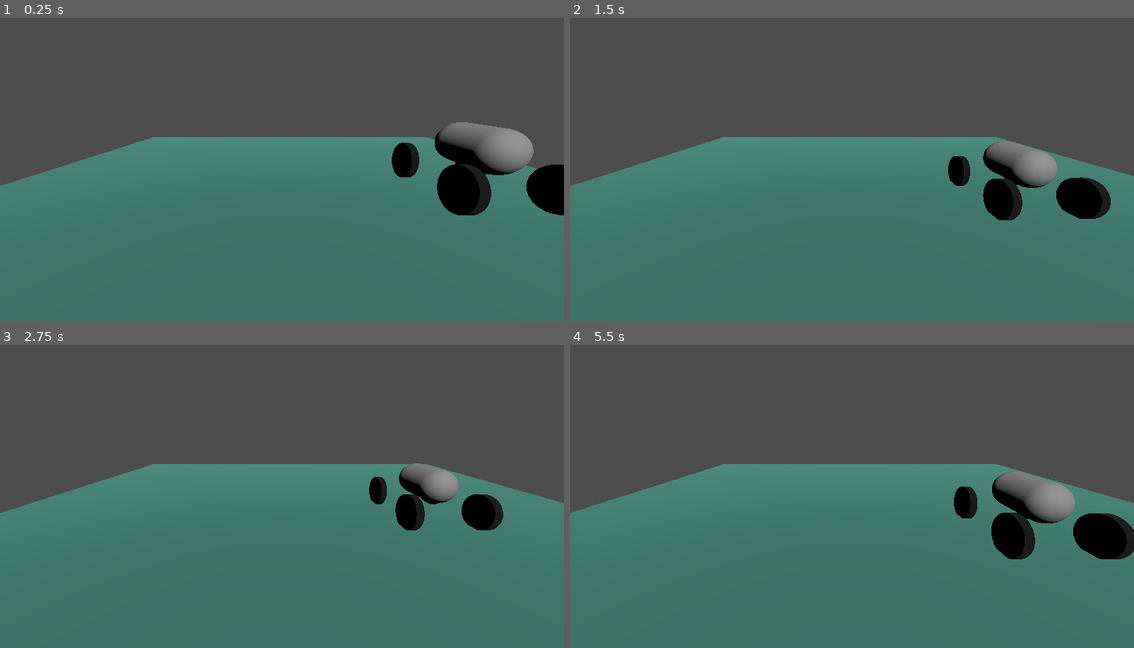
Above: before the commit, frames 1-4 (two rows, left to right).
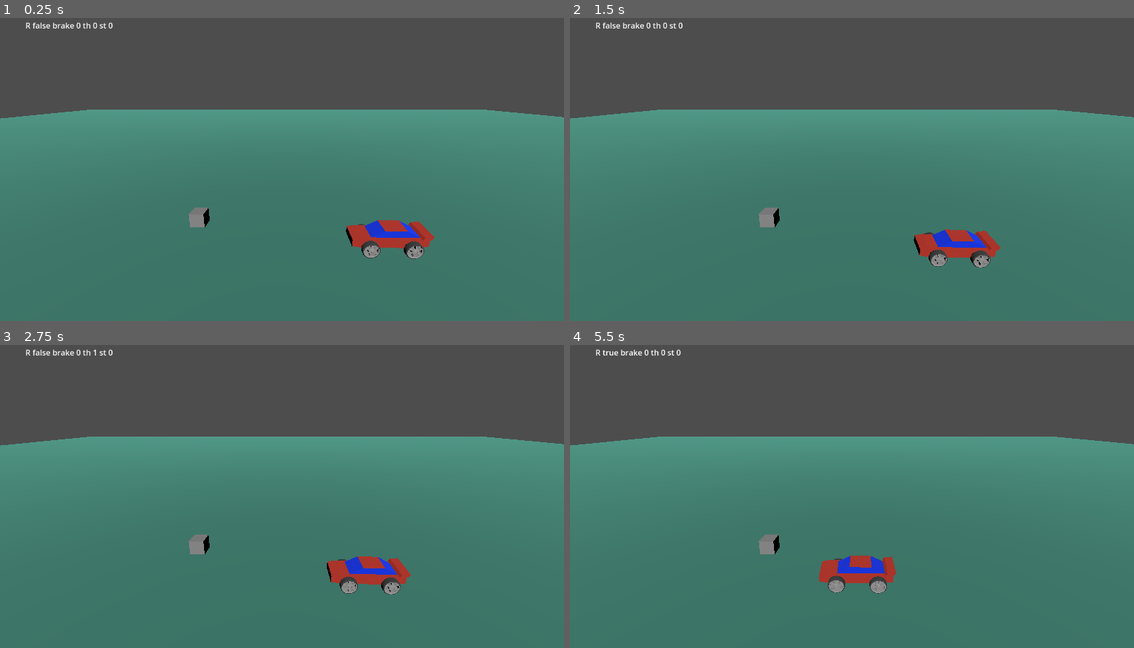
Above: after the commit, the same moments.

Repository: javirs200/webgame
Game: Godot game, scene res://main.tscn
Two runs of this game, one before a commit and one after it. Both use one fixed random seed, a clock stepped at 60 frames per second and the inputs below.
Inputs (mouse positions are in pixels of both pictures, inside the frame that each line leads up to):
- Up to frame 1 (0.25 s): no input
- Up to frame 2 (1.5 s): move the mouse to (976, 148) at 0.52 s; hold S (brk) 0.53-1.28 s; click (976, 148) at 0.67 s; tap D (std) at 0.8, 1.35 s; move the mouse to (739, 178) at 1.27 s; click (739, 178) at 1.42 s
- Up to frame 3 (2.75 s): tap A (sti) at 1.55, 2.1 s; move the mouse to (338, 420) at 2.02 s; hold W (th) from 2.03 s (still down); click (338, 420) at 2.17 s
- Up to frame 4 (5.5 s): move the mouse to (823, 554) at 2.77 s; release W (th) at 2.78 s; tap W (th) at 2.85 s; click (823, 554) at 2.92 s; tap R (rev, bound only after the commit) at 3.05 s; move the mouse to (1021, 535) at 3.52 s; hold R (rev, bound only after the commit) 3.53-4.28 s; click (1021, 535) at 3.67 s; tap S (brk) at 3.8, 4.35 s; move the mouse to (682, 441) at 4.27 s; click (682, 441) at 4.42 s; tap D (std) at 4.55, 5.1 s; move the mouse to (880, 490) at 5.02 s; click (880, 490) at 5.17 s; tap A (sti) at 5.3 s

The runs differ from the first frame. In frame 1, 18% of the frame differs, in the area x 0-100%, y 1-80%; in frame 2, 18%; in frame 3, 17%; in frame 4, 18%, in the area x 0-100%, y 1-83%.

Commit message:
change 3d model of car and add first colision checks

Diff:
--- /dev/null
+++ b/ColisionDetector.gd
@@ -0,0 +1,13 @@
+extends Node3D
+
+func _ready():
+
+	$VehicleBody3D.contact_monitor = true
+	$VehicleBody3D.max_contacts_reported = 2
+
+	$VehicleBody3D.connect("body_entered",self._on_vehicle_body_entered)
+	#$VehicleBody3D.connect("body_shape_entered",self._on_vehicle_body_shape_entered)
+
+func _on_vehicle_body_entered(body: PhysicsBody3D):
+	print("VehicleBody3D collided with: " + body.name)
+	body.scale = Vector3(1.5,1.5,1.5)
--- a/coche.tscn
+++ b/coche.tscn
@@ -1,80 +1,85 @@
 [gd_scene load_steps=6 format=3 uid="uid://c2dkhoksmylrj"]
+
+[ext_resource type="ArrayMesh" uid="uid://d1vbsmlc44l8y" path="res://assetts/coche.obj" id="1_4c0e3"]
+[ext_resource type="Script" path="res://ColisionDetector.gd" id="1_31dp1"]
+[ext_resource type="ArrayMesh" uid="uid://4vfadxi4qf4q" path="res://assetts/rueda.obj" id="2_0ds6v"]
 
 [sub_resource type="PhysicsMaterial" id="PhysicsMaterial_gtp3d"]
 
-[sub_resource type="CapsuleShape3D" id="CapsuleShape3D_eds86"]
-
-[sub_resource type="CapsuleMesh" id="CapsuleMesh_vt8u1"]
-
-[sub_resource type="StandardMaterial3D" id="StandardMaterial3D_4mhbv"]
-albedo_color = Color(0, 0, 0, 1)
-
-[sub_resource type="CylinderMesh" id="CylinderMesh_0271g"]
-material = SubResource("StandardMaterial3D_4mhbv")
+[sub_resource type="BoxShape3D" id="BoxShape3D_v8o0d"]
+size = Vector3(1, 4.47211, 1.20416)
 
 [node name="Coche" type="Node3D"]
+script = ExtResource("1_31dp1")
 
 [node name="VehicleBody3D" type="VehicleBody3D" parent="."]
 mass = 10.0
 physics_material_override = SubResource("PhysicsMaterial_gtp3d")
+max_contacts_reported = 1
+contact_monitor = true
 
 [node name="CarCamera3D" type="Camera3D" parent="VehicleBody3D"]
 transform = Transform3D(-1, -1.77636e-15, -8.74228e-08, -2.80419e-08, 0.94716, 0.320762, 8.28033e-08, 0.320762, -0.94716, 0, 0.901077, -1.7254)
 
 [node name="CollisionShape3D" type="CollisionShape3D" parent="VehicleBody3D"]
-transform = Transform3D(1, 0, 0, 0, -0.00621331, -0.999981, 0, 0.999981, -0.00621331, 0, 0, 0)
-shape = SubResource("CapsuleShape3D_eds86")
+transform = Transform3D(1, 0, 0, 0, -0.00621331, -0.999981, 0, 0.999981, -0.00621331, 0, -0.164055, 0.587375)
+shape = SubResource("BoxShape3D_v8o0d")
 
 [node name="MeshInstance3D" type="MeshInstance3D" parent="VehicleBody3D/CollisionShape3D"]
-mesh = SubResource("CapsuleMesh_vt8u1")
+transform = Transform3D(8.74228e-09, 0.2, -1.74846e-08, 0.2, -8.74228e-09, 0, 0, -1.74846e-08, -0.2, 0, -0.331538, 0.625793)
+mesh = ExtResource("1_4c0e3")
 
 [node name="VehicleWheel3D" type="VehicleWheel3D" parent="VehicleBody3D"]
-transform = Transform3D(1, 0, 0, 0, 1, 0, 0, 0, 1, 1, -0.504095, 1)
+transform = Transform3D(1, 0, 0, 0, 1, 0, 0, 0, 1, 0.747129, -0.504095, 1.68845)
 use_as_steering = true
+wheel_friction_slip = 5.0
 suspension_stiffness = 50.0
 suspension_max_force = 60000.0
 damping_compression = 2.0
 damping_relaxation = 5.0
 
 [node name="MeshInstance3D" type="MeshInstance3D" parent="VehicleBody3D/VehicleWheel3D"]
-transform = Transform3D(-4.37114e-08, -0.1, 0, 1, -4.37114e-09, 0, 0, 0, 1, 0, 0, 0)
-mesh = SubResource("CylinderMesh_0271g")
+transform = Transform3D(-4.37114e-08, -1, 0, 1, -4.37114e-08, 0, 0, 0, 1, 0, 0, 0)
+mesh = ExtResource("2_0ds6v")
 
 [node name="VehicleWheel3D2" type="VehicleWheel3D" parent="VehicleBody3D"]
-transform = Transform3D(1, 0, 0, 0, 1, 0, 0, 0, 1, -1, -0.504095, 1)
+transform = Transform3D(1, 0, 0, 0, 1, 0, 0, 0, 1, -0.747, -0.504095, 1.68845)
 use_as_steering = true
+wheel_friction_slip = 5.0
 suspension_stiffness = 50.0
 suspension_max_force = 60000.0
 damping_compression = 2.0
 damping_relaxation = 5.0
 
 [node name="MeshInstance3D2" type="MeshInstance3D" parent="VehicleBody3D/VehicleWheel3D2"]
-transform = Transform3D(-4.37114e-08, -0.1, 0, 1, -4.37114e-09, 0, 0, 0, 1, 0, 0, 0)
-mesh = SubResource("CylinderMesh_0271g")
+transform = Transform3D(-4.37114e-08, 1, 0, -1, -4.37114e-08, 0, 0, 0, 1, 0, 0, 0)
+mesh = ExtResource("2_0ds6v")
 skeleton = NodePath("../../VehicleWheel3D")
 
 [node name="VehicleWheel3D3" type="VehicleWheel3D" parent="VehicleBody3D"]
-transform = Transform3D(1, 0, 0, 0, 1, 0, 0, 0, 1, 1, -0.504095, -1)
+transform = Transform3D(1, 0, 0, 0, 1, 0, 0, 0, 1, 0.747129, -0.504095, -0.60034)
 use_as_traction = true
+wheel_friction_slip = 4.0
 suspension_stiffness = 50.0
 suspension_max_force = 60000.0
 damping_compression = 2.0
 damping_relaxation = 5.0
 
 [node name="MeshInstance3D3" type="MeshInstance3D" parent="VehicleBody3D/VehicleWheel3D3"]
-transform = Transform3D(-4.37114e-08, -0.1, 0, 1, -4.37114e-09, 0, 0, 0, 1, 0, 0, 0)
-mesh = SubResource("CylinderMesh_0271g")
+transform = Transform3D(-4.37114e-08, -1, 0, 1, -4.37114e-08, 0, 0, 0, 1, 0, 0, 0)
+mesh = ExtResource("2_0ds6v")
 skeleton = NodePath("../../VehicleWheel3D")
 
 [node name="VehicleWheel3D4" type="VehicleWheel3D" parent="VehicleBody3D"]
-transform = Transform3D(1, 0, 0, 0, 1, 0, 0, 0, 1, -1, -0.504095, -1)
+transform = Transform3D(1, 0, 0, 0, 1, 0, 0, 0, 1, -0.747, -0.504095, -0.60034)
 use_as_traction = true
+wheel_friction_slip = 4.0
 suspension_stiffness = 50.0
 suspension_max_force = 60000.0
 damping_compression = 2.0
 damping_relaxation = 5.0
 
 [node name="MeshInstance3D4" type="MeshInstance3D" parent="VehicleBody3D/VehicleWheel3D4"]
-transform = Transform3D(-4.37114e-08, -0.1, 0, 1, -4.37114e-09, 0, 0, 0, 1, 0, 0, 0)
-mesh = SubResource("CylinderMesh_0271g")
+transform = Transform3D(-4.37114e-08, 1, 0, -1, -4.37114e-08, 0, 0, 0, 1, 0, 0, 0)
+mesh = ExtResource("2_0ds6v")
 skeleton = NodePath("../../VehicleWheel3D")
--- a/main.gd
+++ b/main.gd
@@ -1,10 +1,18 @@
 extends Node3D
 
-const horsepower = 10
+const horsepower = 20
 const maxSteerAngle = 0.5
 
 var cameras = []
 var current_camera_index = 0
+
+var thAxis = 0
+var stAxis = 0
+var brake = 0
+var rev = false
+
+var carBody3d = null
+
 # Called when the node enters the scene tree for the first time.
 func _ready():
 
@@ -16,33 +24,52 @@
 	if cameras.size() > 0:
 		cameras[current_camera_index].current = true
 
+	carBody3d = $Coche.get_node("VehicleBody3D")
+
+	$CanvasLayer/Label.text = "loading..."
+
+
+
 # Called every frame. 'delta' is the elapsed time since the previous frame.
 func _process(delta):
+	pass
+
+func _physics_process(delta):
+
+	if carBody3d != null:
+
+		var gas = 0
+		if rev && thAxis > 0:
+			gas = -thAxis
+		else :
+			gas = thAxis
+
+		carBody3d.set_engine_force(gas * horsepower)
+		carBody3d.set_steering(stAxis * maxSteerAngle)
+		carBody3d.set_brake(brake)
+
+		$CanvasLayer/Label.text = "R " + str(rev) + " brake " + str(brake) + " th " + str(gas) + " st " + str(stAxis)
+	pass
+
+# called on input change
+func _input(event):
+
+	# actualizamos los valores de los ejes
+	stAxis = Input.get_axis("std", "sti")
+
+	#---------actions proces-----------
+	if Input.is_action_just_pressed("brk"):
+		brake = 1
+	elif Input.is_action_just_released("brk"):
+		brake = 0
+
 	if Input.is_action_just_pressed("toggle_camera"):
 		change_camera()
 
-func _input(event):
+	thAxis = Input.get_action_strength("th")
 
-   # Mouse in viewport coordinates.
-	if event is InputEventMouseButton:
-		#print("Mouse Click/Unclick at: ", event.position)
-		pass
-	elif event is InputEventMouseMotion:
-		#print("Mouse Motion at: ", event.relative)
-		var f1 = Vector3(event.relative.x, -event.relative.y, 0)
-
-	#---------procesado para ordenador------------
-
-	#eje accelerador
-	var thAxis = Input.get_axis("brk", "th")
-	$Coche.get_node("VehicleBody3D").set_engine_force(thAxis * horsepower)
-	#var brk = Input.get_action_strength("brk")
-
-	#comporbacion eje de direccion
-	var stAxis = Input.get_axis("std", "sti")
-	$Coche.get_node("VehicleBody3D").set_steering(stAxis * maxSteerAngle)
-
-	#print("eje de direccion ",stAxis ," eje de acelerador ",thAxis," freno ",brk)
+	if Input.is_action_pressed("rev"):
+		rev = !rev
 
 #aux functions
 func change_camera():
--- a/main.tscn
+++ b/main.tscn
@@ -11,18 +11,30 @@
 [sub_resource type="ConcavePolygonShape3D" id="ConcavePolygonShape3D_cbrav"]
 data = PackedVector3Array(1, 0, 1, -1, 0, 1, 1, 0, -1, -1, 0, 1, -1, 0, -1, 1, 0, -1)
 
+[sub_resource type="BoxMesh" id="BoxMesh_72ub1"]
+
+[sub_resource type="BoxShape3D" id="BoxShape3D_tnt2v"]
+
 [node name="Main" type="Node3D"]
 script = ExtResource("1_fkrkv")
 
+[node name="CanvasLayer" type="CanvasLayer" parent="."]
+
+[node name="Label" type="Label" parent="CanvasLayer"]
+offset_left = 52.0
+offset_top = 31.0
+offset_right = 183.0
+offset_bottom = 105.0
+
 [node name="Camera3D1" type="Camera3D" parent="."]
-transform = Transform3D(1, 0, 0, 0, 0.951766, 0.306825, 0, -0.306825, 0.951766, -0.574731, 2.8388, 4.76358)
+transform = Transform3D(1, 0, 0, 0, 0.943864, 0.330333, 0, -0.330333, 0.943864, -2.46557, 9.13873, 9.63521)
 current = true
 
 [node name="DirectionalLight3D" type="DirectionalLight3D" parent="."]
 transform = Transform3D(1, 0, 0, 0, 0.709878, 0.704325, 0, -0.704325, 0.709878, 0.250049, 4.37312, 4.69655)
 
 [node name="MeshInstance3D" type="MeshInstance3D" parent="."]
-transform = Transform3D(9.93606, 0, 0, 0, 1.00503, 0, 0, 0, 10.2652, 0, 0, 0)
+transform = Transform3D(100.289, 0, 0, 0, 1.00289, 0, 0, 0, 100.289, 0, 0, 0)
 mesh = SubResource("PlaneMesh_gaggj")
 surface_material_override/0 = SubResource("StandardMaterial3D_aufre")
 
@@ -32,4 +44,13 @@
 shape = SubResource("ConcavePolygonShape3D_cbrav")
 
 [node name="Coche" parent="." instance=ExtResource("2_a0l28")]
-transform = Transform3D(1, 0, 0, 0, 1, 0, 0, 0, 1, 4, 2, 0)
+transform = Transform3D(-0.0227048, 0, -0.999742, 0, 1, 0, 0.999742, 0, -0.0227048, 4, 2, 0)
+
+[node name="MeshInstance3D2" type="MeshInstance3D" parent="."]
+transform = Transform3D(1, 0, 0, 0, 0.995873, 0.0907542, 0, -0.0907542, 0.995873, -8.30794, 0.645276, -2.90614)
+mesh = SubResource("BoxMesh_72ub1")
+
+[node name="cubo1" type="StaticBody3D" parent="MeshInstance3D2"]
+
+[node name="CollisionShape3D" type="CollisionShape3D" parent="MeshInstance3D2/cubo1"]
+shape = SubResource("BoxShape3D_tnt2v")
--- a/project.godot
+++ b/project.godot
@@ -42,6 +42,11 @@
 "events": [Object(InputEventKey,"resource_local_to_scene":false,"resource_name":"","device":-1,"window_id":0,"alt_pressed":false,"shift_pressed":false,"ctrl_pressed":false,"meta_pressed":false,"pressed":false,"keycode":0,"physical_keycode":67,"key_label":0,"unicode":99,"echo":false,"script":null)
 ]
 }
+rev={
+"deadzone": 0.5,
+"events": [Object(InputEventKey,"resource_local_to_scene":false,"resource_name":"","device":-1,"window_id":0,"alt_pressed":false,"shift_pressed":false,"ctrl_pressed":false,"meta_pressed":false,"pressed":false,"keycode":0,"physical_keycode":82,"key_label":0,"unicode":114,"echo":false,"script":null)
+]
+}
 
 [rendering]
 
Not shown, added: assetts/coche.mtl
Not shown, added: assetts/coche.obj
Not shown, added: assetts/coche.obj.import
Not shown, added: assetts/rueda.mtl
Not shown, added: assetts/rueda.obj
Not shown, added: assetts/rueda.obj.import
Not shown: 1 places in main.tscn that only renumber resources
